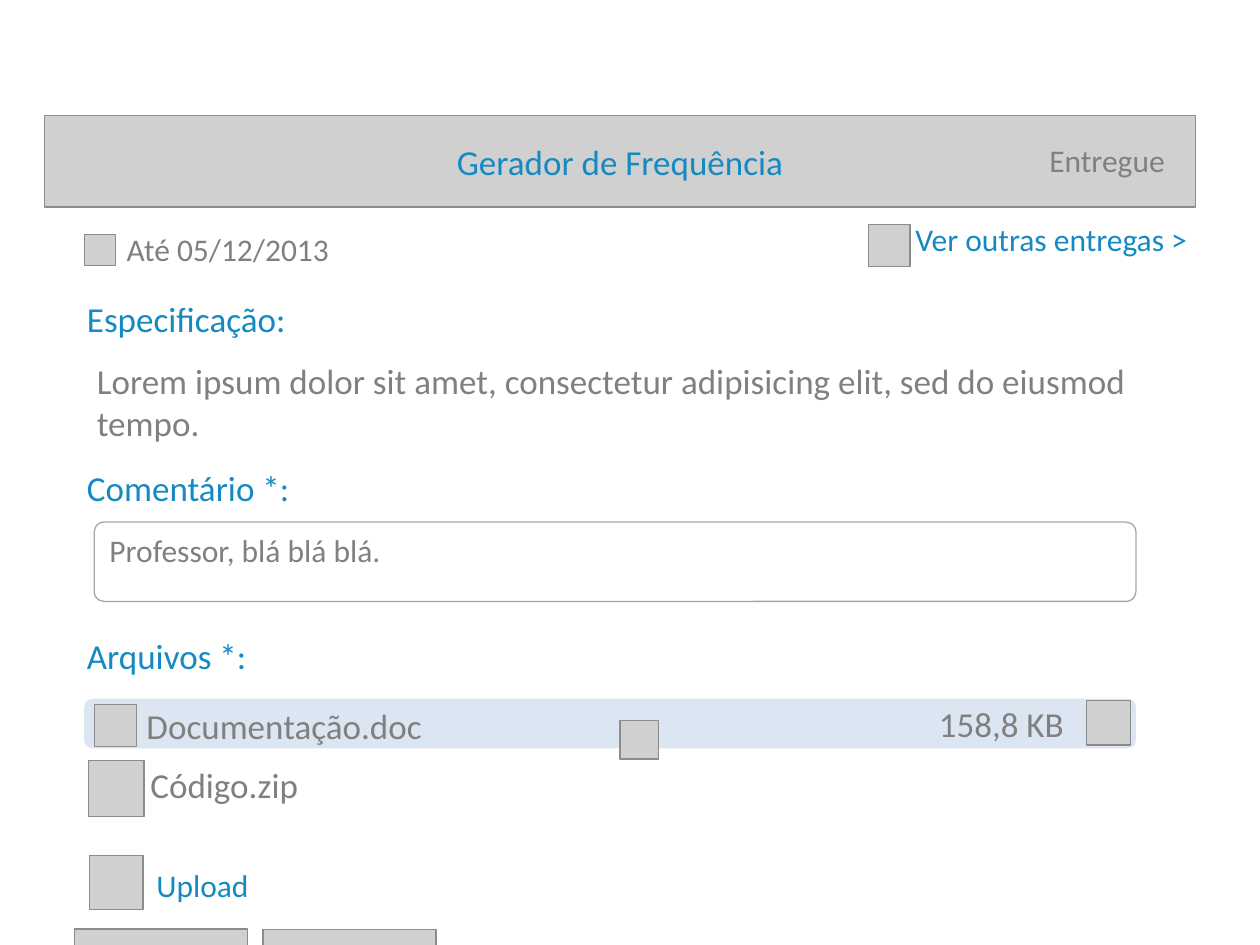
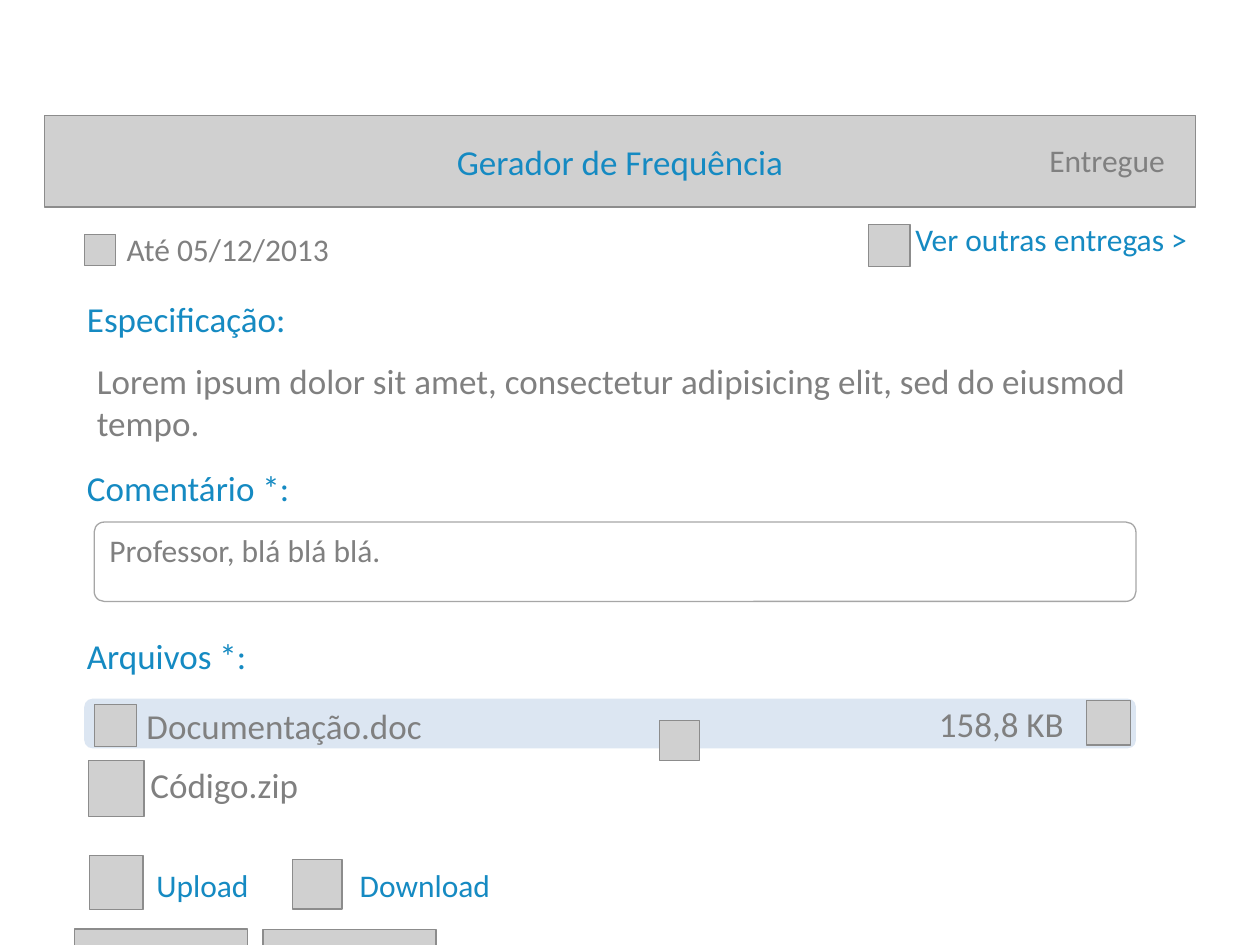
Before and after one commit to djtcin/task-center, a slide deck: slide 7 of prototipo/protótipo.pptx (slide 8 before the commit). Drawn at 1260x945 pixels with LibreOffice and Linux fonts; fonts in the diff are those of the drawing; grey boxes stand for pictures; background and template pictures are left out. Boxes give left, top, right and bottom in pixels: in the first picture for what was removed or moved away, otherwise in the second. Text is boxed around its words. In the diff, an @@ line names an element or a change of style, - is before the commit and + after.

```diff
--- a/prototipo/protótipo.pptx
+++ b/prototipo/protótipo.pptx
@@ picture removed at <box>620,721,659,760</box> @@
@@ picture added at <box>660,721,699,760</box> @@
@@ picture added at <box>292,859,341,908</box> @@
@@ text added at <box>360,875,490,898</box>, 18 pt, text #158AC2 @@
+Download
```
Also in this commit, not shown: 9 other slides changed, 9 slides added, 1 slide removed, 54 other files.
